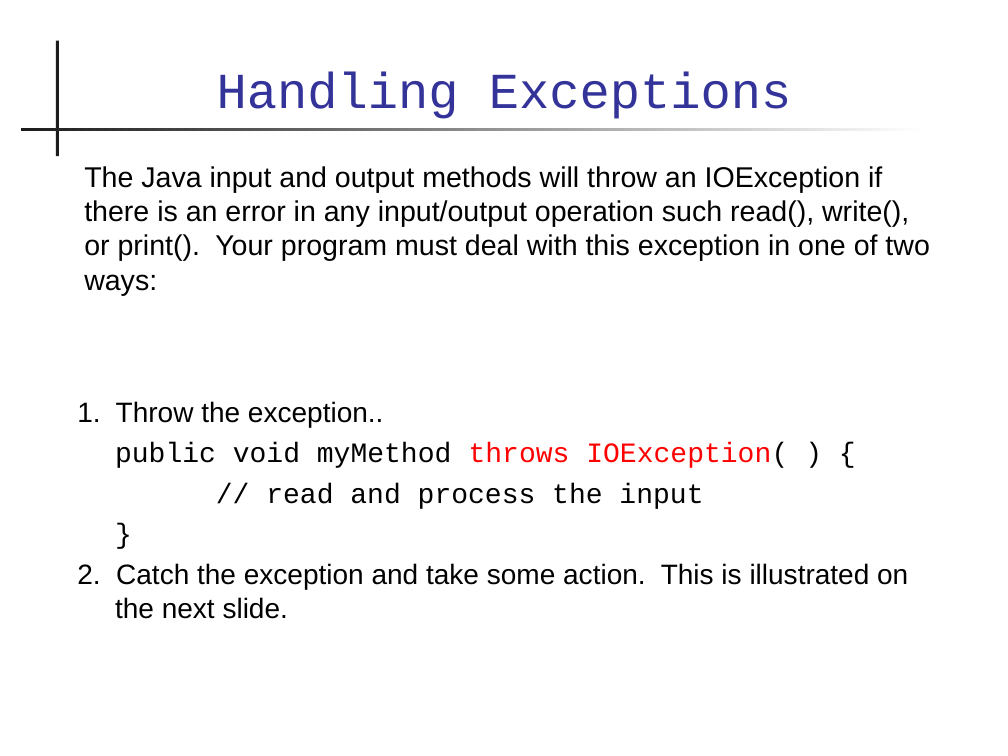
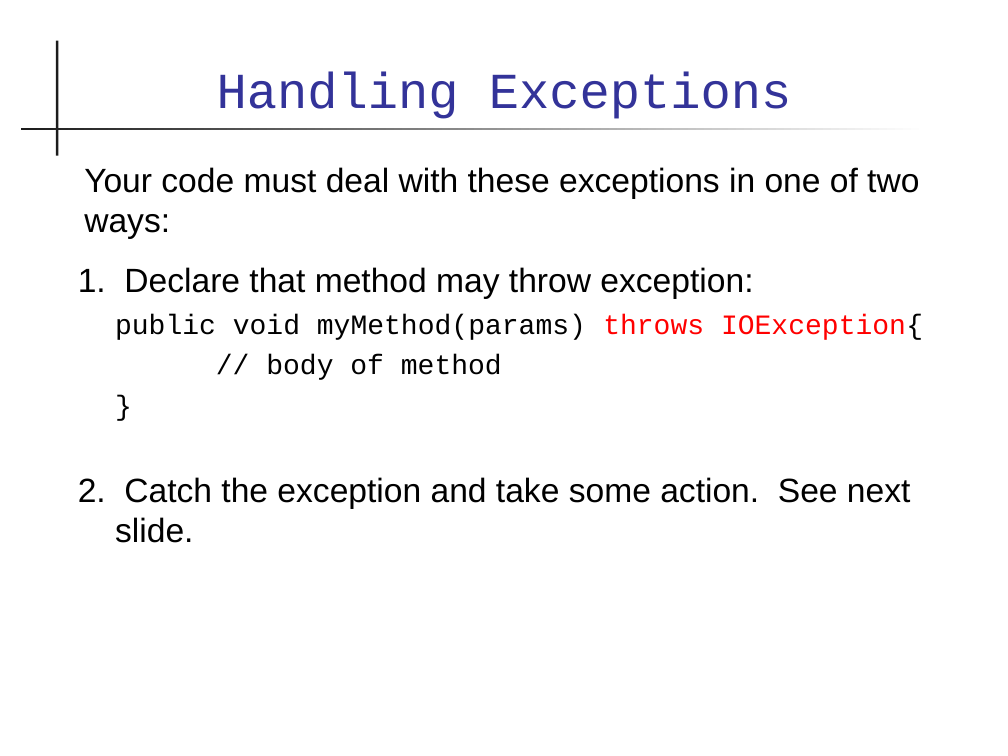
Before and after one commit to skeoop/skeoop.github.io, a slide deck: slide 40 of io/Input-Output.ppt (slide 34 before the commit). Drawn at 1008x756 pixels with LibreOffice and Linux fonts; fonts in the diff are those of the drawing. Boxes give left, top, right and bottom in pixels: in the first picture for what was removed or moved away, otherwise in the second. Text is boxed around its words. In the diff, an @@ line names an element or a change of style, - is before the commit and + after.

```diff
--- a/io/Input-Output.ppt
+++ b/io/Input-Output.ppt
@@ text at (84, 167, 919, 239): text changed; size 20.4 to 24 pt @@
-The Java input and output methods will throw an IOException if there is an error in any input/output operation such read(), write(), or print(). Your program must deal with this exception in one of two ways:
+Your code must deal with these exceptions in one of two ways:
@@ text "1. Declare that method may ...": place and size @@
-text "1. Declare that method may ..." at (77, 401, 908, 619)
+text "1. Declare that method may ..." at (78, 267, 923, 509)
@@ text "1. Declare that method may ..." at (78, 267, 923, 509): indent changed @@
@@ text at (78, 267, 923, 380): text changed @@
-1. Throw the exception..
-public void myMethod throws IOException( ) {
-// read and process the input
+1. Declare that method may throw exception:
+public void myMethod(params) throws IOException{
+// body of method
@@ text at (78, 477, 910, 509): text changed; size 20 to 24 pt @@
-2. Catch the exception and take some action. This is illustrated on the next slide.
+2. Catch the exception and take some action. See next slide.
```
Also in this commit, not shown: 32 other slides changed, 21 slides added, 6 slides removed, 3 other files.
